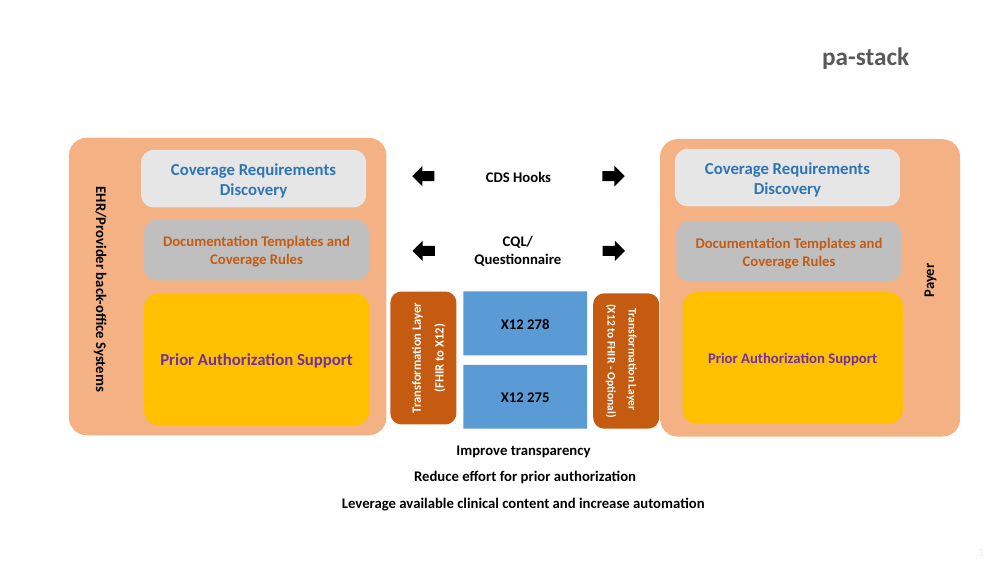
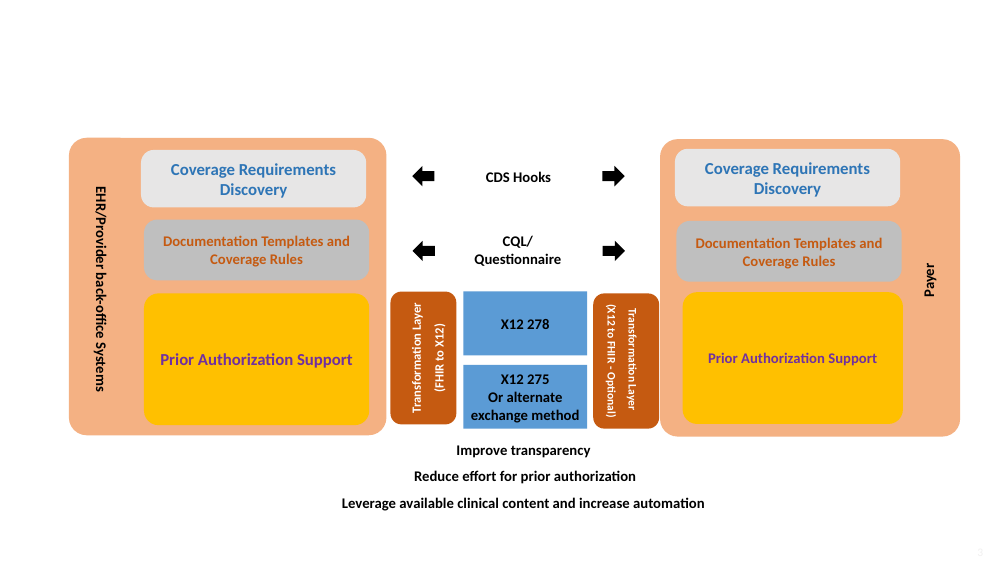
Before and after one commit to HL7/davinci-pas, a slide deck: slide 3 of images-source/drawings.pptx. Drawn at 1008x567 pixels with LibreOffice and Linux fonts; fonts in the diff are those of the drawing. Boxes give left, top, right and bottom in pixels: in the first picture for what was removed or moved away, otherwise in the second. Text is boxed around its words. In the diff, an @@ line names an element or a change of style, - is before the commit and + after.

```diff
--- a/images-source/drawings.pptx
+++ b/images-source/drawings.pptx
@@ text removed at [822,47,909,69] @@
-pa-stack
@@ text in rectangle at [471,391,579,423]: paragraph added @@
+Or alternate exchange method
```
Also in this commit, not shown: 2 other slides changed, 13 other files.
